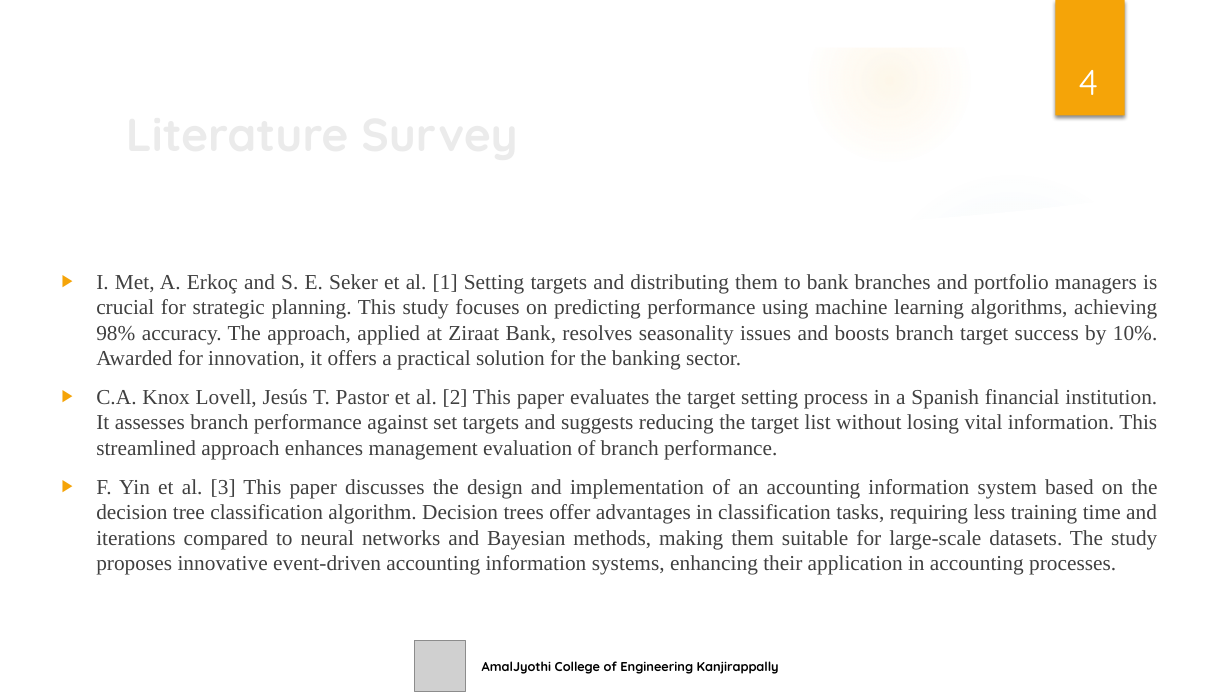
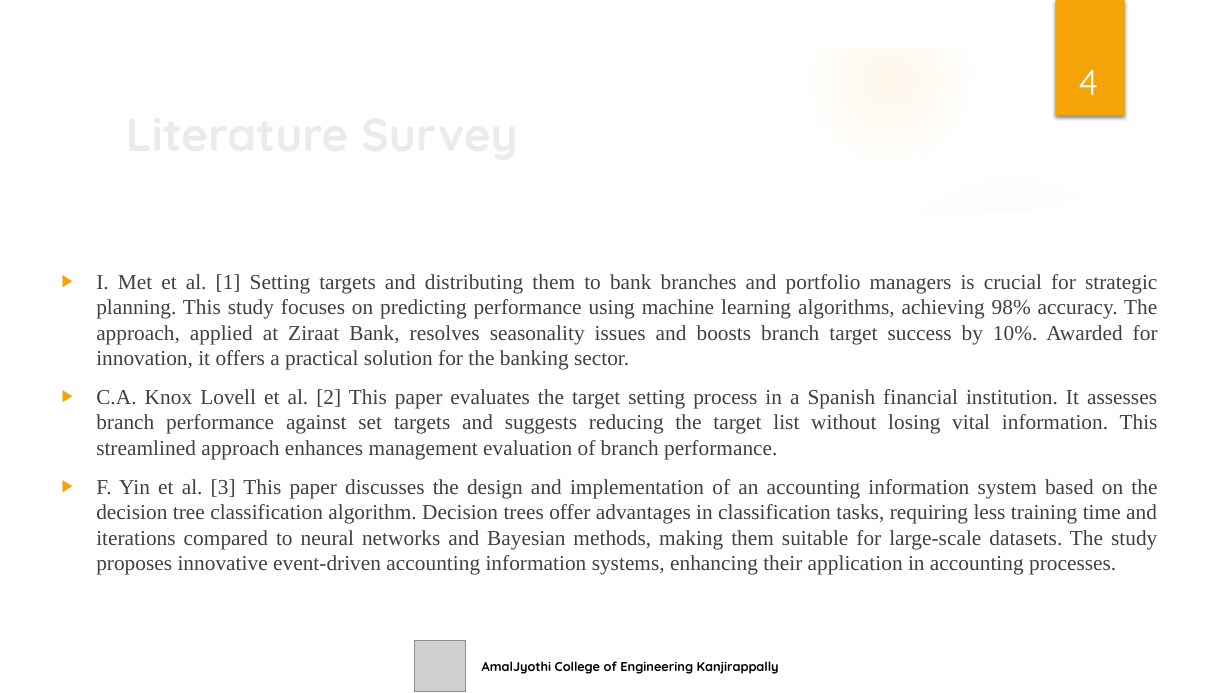
Before and after one commit to Abhinandks06/Multi_service_provider, a slide deck: slide 4 of multiserviceprovider/seminar/Seminar_Presentataion.pptx. Drawn at 1232x693 pixels with LibreOffice and Linux fonts; fonts in the diff are those of the drawing; grey boxes stand for pictures; background and template pictures are left out. Boxes give left, top, right and bottom in pixels: in the first picture for what was removed or moved away, otherwise in the second. Text is boxed around its words. In the diff, an @@ line names an element or a change of style, - is before the commit and + after.

```diff
--- a/multiserviceprovider/seminar/Seminar_Presentataion.pptx
+++ b/multiserviceprovider/seminar/Seminar_Presentataion.pptx
@@ text at [96,274,1158,460]: text changed @@
-▶ I. Met, A. Erkoç and S. E. Seker et al. [1] Setting targets and distributing them to bank branches and portfolio managers is crucial for strategic planning. This study focuses on predicting performance using machine learning algorithms, achieving 98% accuracy. The approach, applied at Ziraat Bank, resolves seasonality issues and boosts branch target success by 10%. Awarded for innovation, it offers a practical solution for the banking sector.
-▶ C.A. Knox Lovell, Jesús T. Pastor et al. [2] This paper evaluates the target setting process in a Spanish financial institution. It assesses branch performance against set targets and suggests reducing the target list without losing vital information. This streamlined approach enhances management evaluation of branch performance.
+▶ I. Met et al. [1] Setting targets and distributing them to bank branches and portfolio managers is crucial for strategic planning. This study focuses on predicting performance using machine learning algorithms, achieving 98% accuracy. The approach, applied at Ziraat Bank, resolves seasonality issues and boosts branch target success by 10%. Awarded for innovation, it offers a practical solution for the banking sector.
+▶ C.A. Knox Lovell et al. [2] This paper evaluates the target setting process in a Spanish financial institution. It assesses branch performance against set targets and suggests reducing the target list without losing vital information. This streamlined approach enhances management evaluation of branch performance.
```
Also in this commit, not shown: 6 other slides changed, 8 other files.
